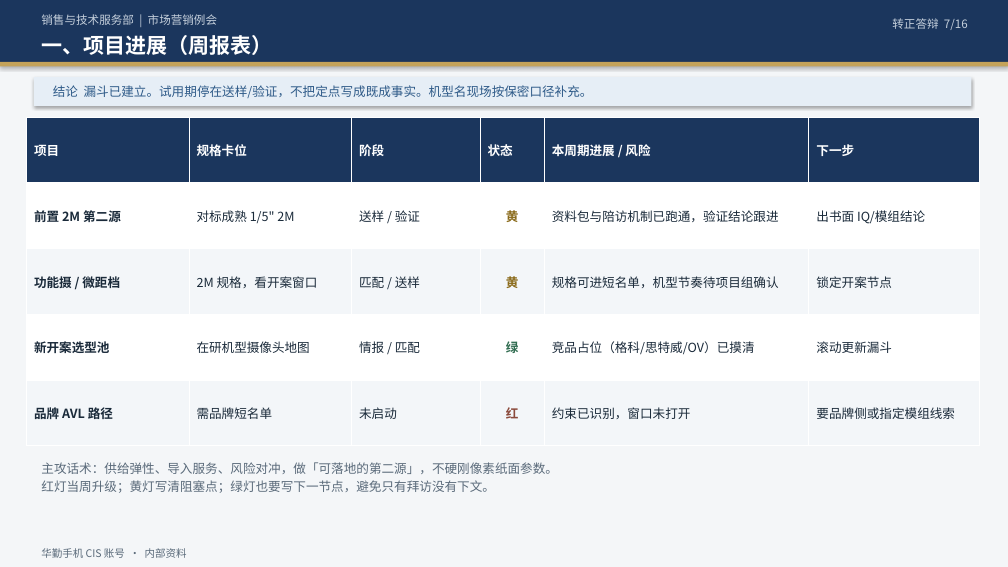
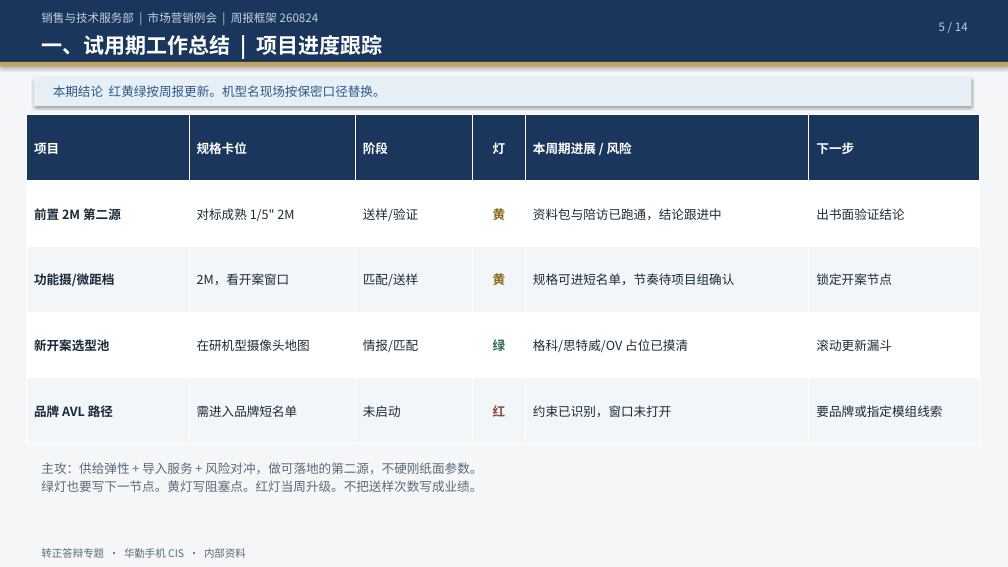
Before and after one commit to ChrisXiaoSu/git20260729, a slide deck: slide 5 of CIS销售经理-华勤手机业务-转正答辩.pptx (slide 7 before the commit). Drawn at 1008x567 pixels with LibreOffice and Linux fonts; fonts in the diff are those of the drawing. Boxes give left, top, right and bottom in pixels: in the first picture for what was removed or moved away, otherwise in the second. Text is boxed around its words. In the diff, an @@ line names an element or a change of style, - is before the commit and + after.

```diff
--- a/CIS销售经理-华勤手机业务-转正答辩.pptx
+++ b/CIS销售经理-华勤手机业务-转正答辩.pptx
@@ text at box(41, 12, 319, 23): text changed @@
-销售与技术服务部 | 市场营销例会
+销售与技术服务部 | 市场营销例会 | 周报框架 260824
@@ text at box(939, 22, 968, 31): text changed @@
-转正答辩 7/16
+5 / 14
@@ text at box(41, 35, 382, 55): text changed @@
-一、项目进展（周报表）
+一、试用期工作总结 | 项目进度跟踪
@@ text at box(53, 85, 386, 97): text changed @@
-结论 漏斗已建立。试用期停在送样/验证，不把定点写成既成事实。机型名现场按保密口径补充。
+本期结论 红黄绿按周报更新。机型名现场按保密口径替换。
@@ table at box(26, 115, 979, 444) @@
-row 1, column 4: 状态
+row 1, column 4: 灯
-row 2: 前置 2M 第二源 | 对标成熟 1/5" 2M | 送样 / 验证 | 黄 | 资料包与陪访机制已跑通，验证结论跟进 | 出书面 IQ/模组结论
+row 2: 前置 2M 第二源 | 对标成熟 1/5" 2M | 送样/验证 | 黄 | 资料包与陪访已跑通，结论跟进中 | 出书面验证结论
-row 3: 功能摄 / 微距档 | 2M 规格，看开案窗口 | 匹配 / 送样 | 黄 | 规格可进短名单，机型节奏待项目组确认 | 锁定开案节点
+row 3: 功能摄/微距档 | 2M，看开案窗口 | 匹配/送样 | 黄 | 规格可进短名单，节奏待项目组确认 | 锁定开案节点
-row 4, column 3: 情报 / 匹配
+row 4, column 3: 情报/匹配
-row 4, column 5: 竞品占位（格科/思特威/OV）已摸清
+row 4, column 5: 格科/思特威/OV 占位已摸清
-row 5, column 2: 需品牌短名单
+row 5, column 2: 需进入品牌短名单
-row 5, column 6: 要品牌侧或指定模组线索
+row 5, column 6: 要品牌或指定模组线索
@@ text at box(41, 462, 482, 492): text changed @@
-主攻话术：供给弹性、导入服务、风险对冲，做「可落地的第二源」，不硬刚像素纸面参数。
-红灯当周升级；黄灯写清阻塞点；绿灯也要写下一节点，避免只有拜访没有下文。
+主攻：供给弹性 + 导入服务 + 风险对冲，做可落地的第二源，不硬刚纸面参数。
+绿灯也要写下一节点。黄灯写阻塞点。红灯当周升级。不把送样次数写成业绩。
@@ text at box(41, 548, 246, 558): text changed @@
-华勤手机 CIS 账号 · 内部资料
+转正答辩专题 · 华勤手机 CIS · 内部资料
```
Also in this commit, not shown: 11 other slides changed, 2 slides added, 4 slides removed, 3 other files.
